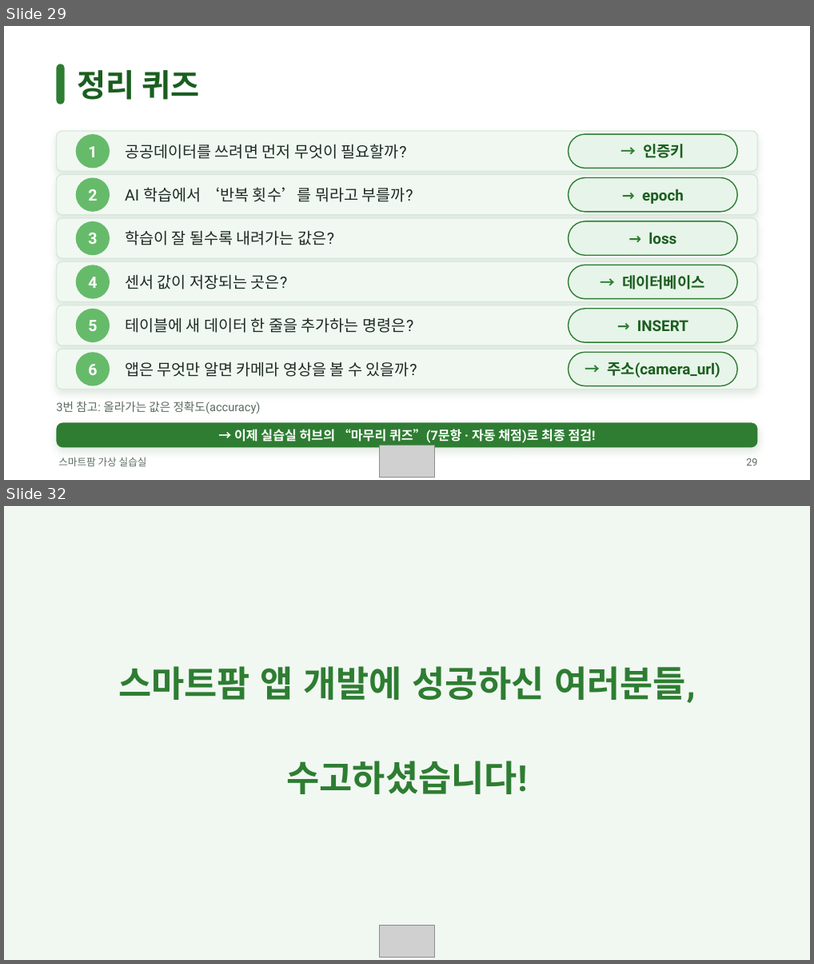
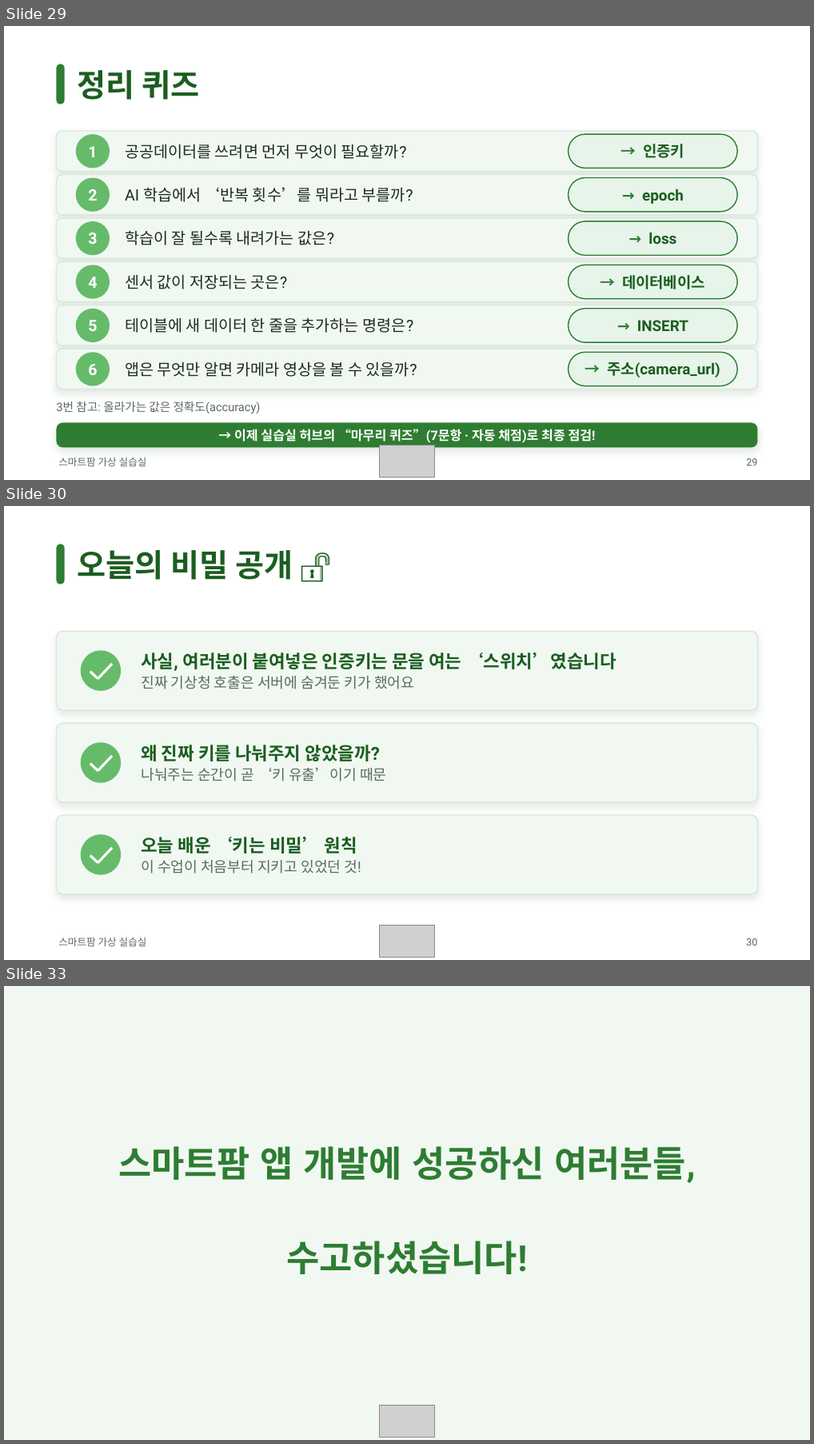
Before and after one commit to henna2022/doctor-green, a slide deck: docs/닥터그린_수업_슬라이드.pptx. Shown one above the other, each under a label of ours: slides 29 and 32 before the commit, slides 29, 30 and 33 after it; the slides between them are not shown. The pictures are 814x964 and 814x1444 pixels, drawn with LibreOffice and Linux fonts; fonts in the diff are those of the drawing; grey boxes stand for pictures. Boxes give left, top, right and bottom in pixels: in the first picture for what was removed or moved away, otherwise in the second. Text is boxed around its words. In the diff, an @@ line names an element or a change of style, - is before the commit and + after.

```diff
--- a/docs/닥터그린_수업_슬라이드.pptx
+++ b/docs/닥터그린_수업_슬라이드.pptx
@@ slide 30 added at [4,506,810,960], background #FFFFFF @@
@@ rounded rectangle added at [57,544,65,584], fill #2E7D32 @@
@@ text added at [78,550,294,580], 28 pt, text #1B5E20, bold @@
+오늘의 비밀 공개 🔓
@@ rounded rectangle added at [57,631,758,710], fill #F1F8F2, outline #D8E8DC 1 pt @@
@@ ellipse added at [81,650,121,691], fill #66BB6A @@
@@ line added from (90, 672) to (98, 679), #FFFFFF 2.2 pt @@
@@ line added from (98, 679) to (112, 664), #FFFFFF 2.2 pt @@
@@ text added at [141,652,617,689], 16 pt, text #1B5E20, bold @@
+사실, 여러분이 붙여넣은 인증키는 문을 여는 ‘스위치’였습니다
+진짜 기상청 호출은 서버에 숨겨둔 키가 했어요
@@ rounded rectangle added at [57,723,758,802], fill #F1F8F2, outline #D8E8DC 1 pt @@
@@ ellipse added at [81,742,121,783], fill #66BB6A @@
@@ text added at [141,744,386,781], 13 pt, text #5B6B60 @@
+왜 진짜 키를 나눠주지 않았을까?
+나눠주는 순간이 곧 ‘키 유출’이기 때문
@@ line added from (90, 764) to (98, 771), #FFFFFF 2.2 pt @@
@@ line added from (98, 771) to (112, 756), #FFFFFF 2.2 pt @@
@@ rounded rectangle added at [57,815,758,894], fill #F1F8F2, outline #D8E8DC 1 pt @@
@@ ellipse added at [81,834,121,875], fill #66BB6A @@
@@ text added at [141,836,362,873], 13 pt, text #5B6B60 @@
+오늘 배운 ‘키는 비밀’ 원칙
+이 수업이 처음부터 지키고 있었던 것!
@@ line added from (90, 855) to (98, 863), #FFFFFF 2.2 pt @@
@@ line added from (98, 863) to (112, 848), #FFFFFF 2.2 pt @@
@@ text added at [58,936,147,946], 9 pt, text #5B6B60 @@
+스마트팜 가상 실습실
@@ picture added at [380,924,435,956] @@
@@ text added at [746,938,758,945], 9 pt, text #5B6B60 @@
+30
@@ what was slide 32 is now slide 33 @@
```
Also in this commit, not shown: 6 slides changed, 2 other files.
